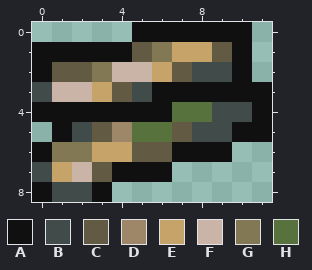
Edited in one commit: pixel-art sprite (Sources/Modules/Yggdrasil/KelpCurtain/Items/Placeables/DecayingWood_Item.png). The picture above is the old version.
The file is 24x18 pixels, drawn in blocks of 2x2; one block is one cell here. Colours within 5 levels of each other are drawn and written as one.
Palette (. is transparent): A #111011  B #414c4a  C #635a43  D #9e8769  E #c6a469  F #c9b4a7  G #827853  H #58723d
The same view after the edit:
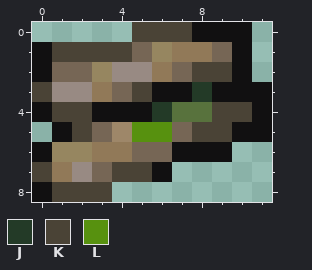
Colours new in this view: J #233a27  K #4a4336  L #57910f
Change:
colour C: #635a43 -> #766655
colour E: #c6a469 -> #917958
colour F: #c9b4a7 -> #988a83
colour G: #827853 -> #968660
y 0: x 5..7 AAA -> KKK
y 1: x 1..4 AAAA -> KKKK
y 2: x 8..9 BB -> KK
y 3: x 0 B -> K; x 5 B -> K; x 8 A -> J
y 4: x 1..2 AA -> KK; x 6 A -> J; x 9..10 BB -> KK
y 5: x 2 B -> K; x 5..6 HH -> LL; x 8..9 BB -> KK
y 7: x 0 B -> K; x 4..5 AA -> KK
y 8: x 1..3 BBA -> KKK
Boxes around the changes in both pictures, in picture pixels (x1, y1, x2, y2):
changed: (32, 22, 252, 202)
